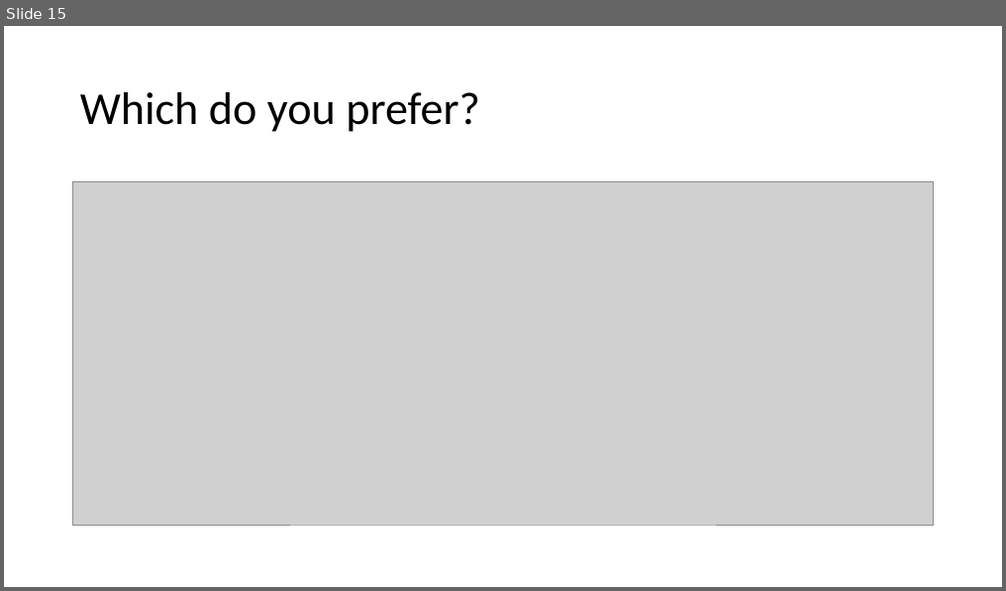
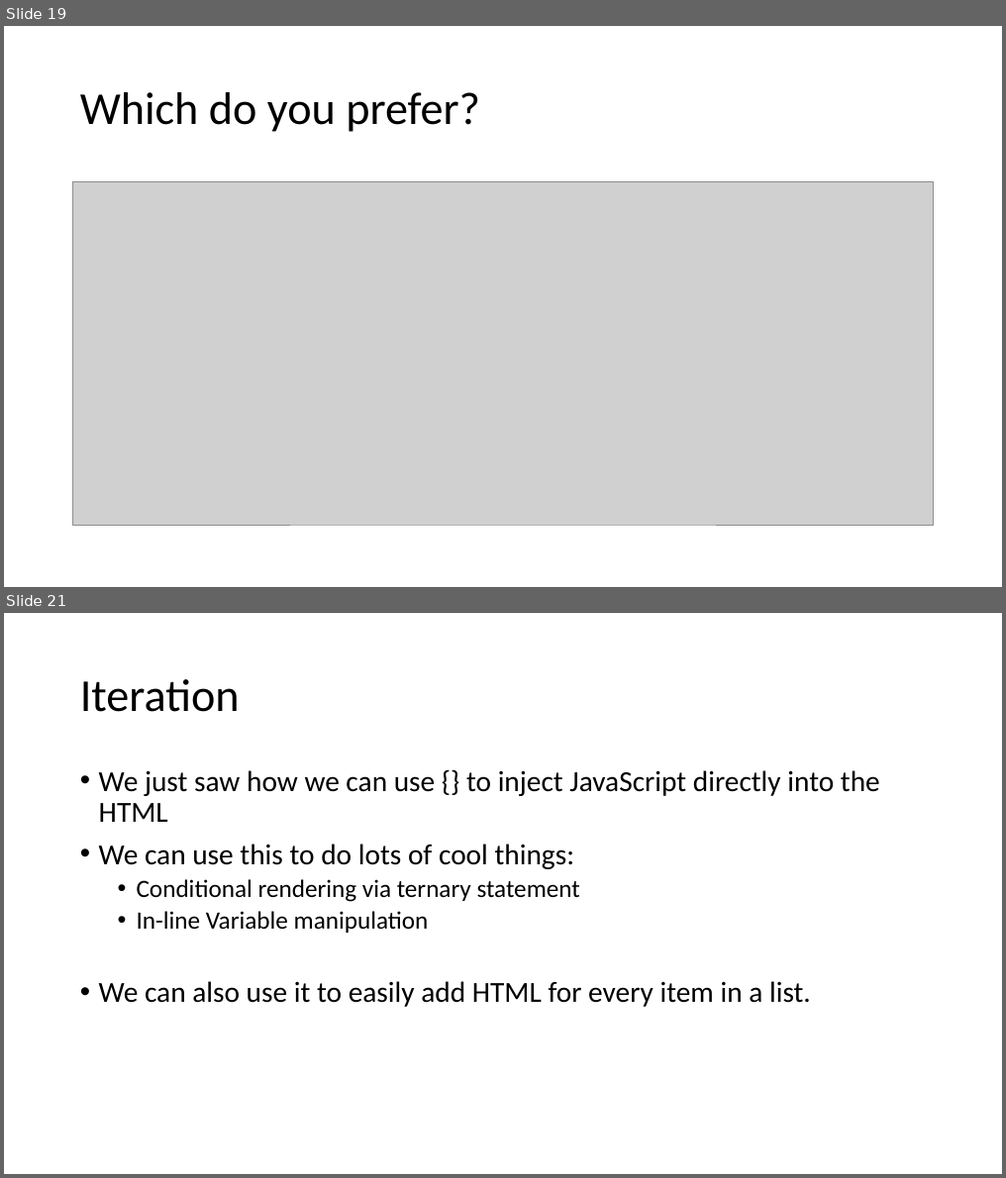
Before and after one commit to JakeTrevor/react-demo, a slide deck: react.pptx. Shown one above the other, each under a label of ours: slide 15 before the commit, slides 19 and 21 after it; the slides between them are not shown. The pictures are 1006x591 and 1006x1178 pixels, drawn with LibreOffice and Linux fonts; fonts in the diff are those of the drawing; grey boxes stand for pictures. Boxes give left, top, right and bottom in pixels: in the first picture for what was removed or moved away, otherwise in the second. Text is boxed around its words. In the diff, an @@ line names an element or a change of style, - is before the commit and + after.

```diff
--- a/react.pptx
+++ b/react.pptx
@@ slide 21 added at (4,613,1002,1174), background #FFFFFF @@
@@ title added at (80,679,240,712), 44 pt, text #000000 @@
+Iteration
@@ text added at (99,770,880,1007), 28 pt, text #000000 @@
+• We just saw how we can use {} to inject JavaScript directly into the HTML
+• We can use this to do lots of cool things:
+  • Conditional rendering via ternary statement
+  • In-line Variable manipulation
+• We can also use it to easily add HTML for every item in a list.
@@ what was slide 15 is now slide 19 @@
```
Also in this commit, not shown: 4 slides changed, 13 other slides added.
